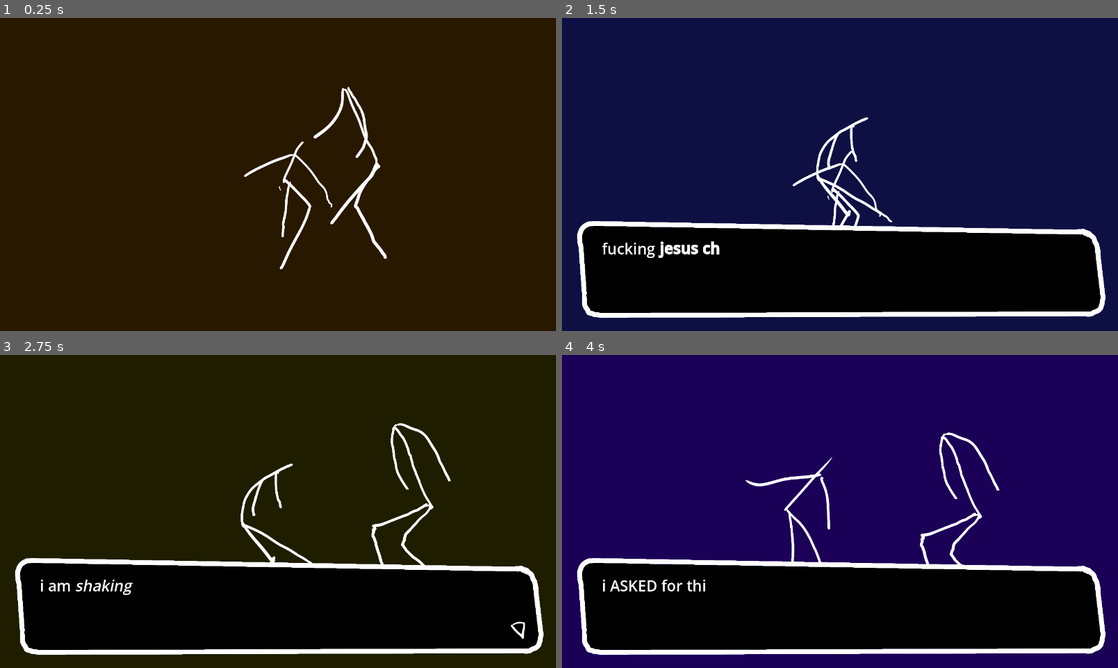
Above: before the commit, frames 1-4 (two rows, left to right).
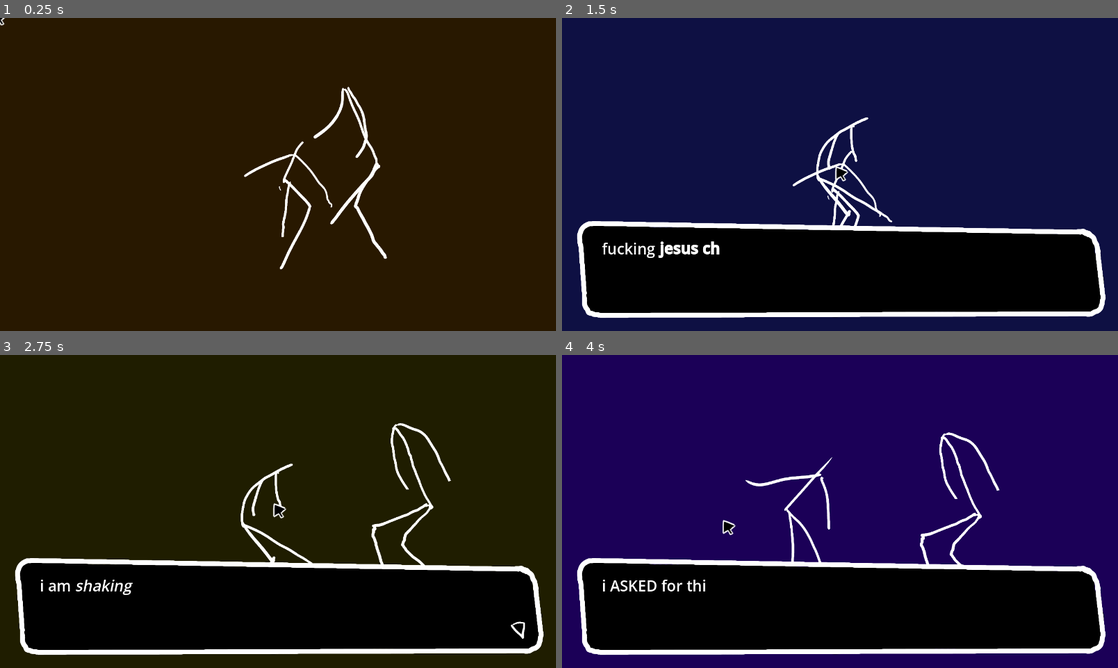
Above: after the commit, the same moments.

Repository: MarmadileManteater/Anxiety-Game
Game: Godot game, scene res://scenes/global/global.tscn
Same seed, same stepped clock (60 frames per second), same inputs: the game is played once before the commit and once after it.
Inputs (mouse positions are in pixels of both pictures, inside the frame that each line leads up to):
- Up to frame 1 (0.25 s): no input
- Up to frame 2 (1.5 s): click (840, 174) at 0.5 s; click (840, 174) at 1.25 s
- Up to frame 3 (2.75 s): click (278, 511) at 2 s
- Up to frame 4 (4 s): move the mouse to (962, 495) at 2.77 s; click (962, 495) at 2.92 s; move the mouse to (728, 527) at 3.52 s; click (728, 527) at 3.67 s

The runs differ from the first frame. In frame 1, less than 0.1% of the frame differs, in the area x 0-1%, y 0-3%; in frame 2, less than 0.1%; in frame 3, less than 0.1%; in frame 4, less than 0.1%, in the area x 28-32%, y 52-58%.

Commit message:
Replace cursor with in-game sprite

Diff:
--- a/project/scenes/global/global.gd
+++ b/project/scenes/global/global.gd
@@ -3,7 +3,13 @@
 
 # Called when the node enters the scene tree for the first time.
 func _ready() -> void:
+	Input.set_mouse_mode(Input.MOUSE_MODE_HIDDEN)
 	pass # Replace with function body.
+
+func _input(event: InputEvent) -> void:
+
+	if event is InputEventMouseMotion:
+		$Cursor.position = event.position
 
 
 # Called every frame. 'delta' is the elapsed time since the previous frame.
--- a/project/scenes/global/global.tscn
+++ b/project/scenes/global/global.tscn
@@ -8,6 +8,17 @@
 [ext_resource type="Texture2D" uid="uid://6iuxyyi7ngdj" path="res://assets/sprites/text-box/3.png" id="4_pt2l8"]
 [ext_resource type="Texture2D" uid="uid://yhd7a4o6fexe" path="res://assets/sprites/text-box/arrow.png" id="7_orsvi"]
 [ext_resource type="Texture2D" uid="uid://c80n1i65rcgec" path="res://assets/sprites/text-box/title.png" id="8_ht0q6"]
+[ext_resource type="Texture2D" uid="uid://n5q3o7nicgpq" path="res://assets/sprites/pointers/default.png" id="9_i54ly"]
+
+[sub_resource type="StyleBoxEmpty" id="StyleBoxEmpty_0dxmq"]
+
+[sub_resource type="StyleBoxEmpty" id="StyleBoxEmpty_pt2l8"]
+
+[sub_resource type="StyleBoxEmpty" id="StyleBoxEmpty_orsvi"]
+
+[sub_resource type="StyleBoxEmpty" id="StyleBoxEmpty_ht0q6"]
+
+[sub_resource type="StyleBoxEmpty" id="StyleBoxEmpty_i54ly"]
 
 [sub_resource type="Animation" id="Animation_xi4fc"]
 length = 0.001
@@ -189,18 +200,17 @@
 &"bob": SubResource("Animation_ht0q6")
 }
 
-[sub_resource type="StyleBoxEmpty" id="StyleBoxEmpty_0dxmq"]
-
-[sub_resource type="StyleBoxEmpty" id="StyleBoxEmpty_pt2l8"]
-
-[sub_resource type="StyleBoxEmpty" id="StyleBoxEmpty_orsvi"]
-
-[sub_resource type="StyleBoxEmpty" id="StyleBoxEmpty_ht0q6"]
-
-[sub_resource type="StyleBoxEmpty" id="StyleBoxEmpty_i54ly"]
-
 [node name="Node2D" type="Node2D" unique_id=1004355027]
 script = ExtResource("1_pt2l8")
+
+[node name="Button" type="Button" parent="." unique_id=973187671]
+offset_right = 1372.0
+offset_bottom = 765.0
+theme_override_styles/normal = SubResource("StyleBoxEmpty_0dxmq")
+theme_override_styles/pressed = SubResource("StyleBoxEmpty_pt2l8")
+theme_override_styles/hover = SubResource("StyleBoxEmpty_orsvi")
+theme_override_styles/disabled = SubResource("StyleBoxEmpty_ht0q6")
+theme_override_styles/focus = SubResource("StyleBoxEmpty_i54ly")
 
 [node name="Background" type="Polygon2D" parent="." unique_id=306650132]
 self_modulate = Color(0.21291032, 0.04955011, 0, 1)
@@ -272,13 +282,10 @@
 scroll_active = false
 horizontal_alignment = 1
 
-[node name="Button" type="Button" parent="." unique_id=973187671]
-offset_right = 1372.0
-offset_bottom = 765.0
-theme_override_styles/normal = SubResource("StyleBoxEmpty_0dxmq")
-theme_override_styles/pressed = SubResource("StyleBoxEmpty_pt2l8")
-theme_override_styles/hover = SubResource("StyleBoxEmpty_orsvi")
-theme_override_styles/disabled = SubResource("StyleBoxEmpty_ht0q6")
-theme_override_styles/focus = SubResource("StyleBoxEmpty_i54ly")
+[node name="Cursor" type="Sprite2D" parent="." unique_id=186264653]
+texture = ExtResource("9_i54ly")
 
 [connection signal="pressed" from="Button" to="." method="_on_click"]
+[connection signal="gui_input" from="TextBox/Label" to="TextBox" method="_on_label_gui_input"]
+[connection signal="gui_input" from="TextBox/Label" to="TextBox" method="_on_gui_input"]
+[connection signal="gui_input" from="TextBox/TitleSprite/Label" to="TextBox" method="_on_gui_input"]
--- a/project/scenes/global/text_box.gd
+++ b/project/scenes/global/text_box.gd
@@ -105,3 +105,8 @@
 
 func emit_line_started(number: int) -> void:
 	emit_signal("line_started", number)
+
+func _on_gui_input(event: InputEvent) -> void:
+	if event is InputEventMouseButton:
+		if event.is_pressed():
+			progress()
Binary file added: project/assets/sprites/pointers/default.png
Not shown, added: project/assets/sprites/pointers/default.png.import
